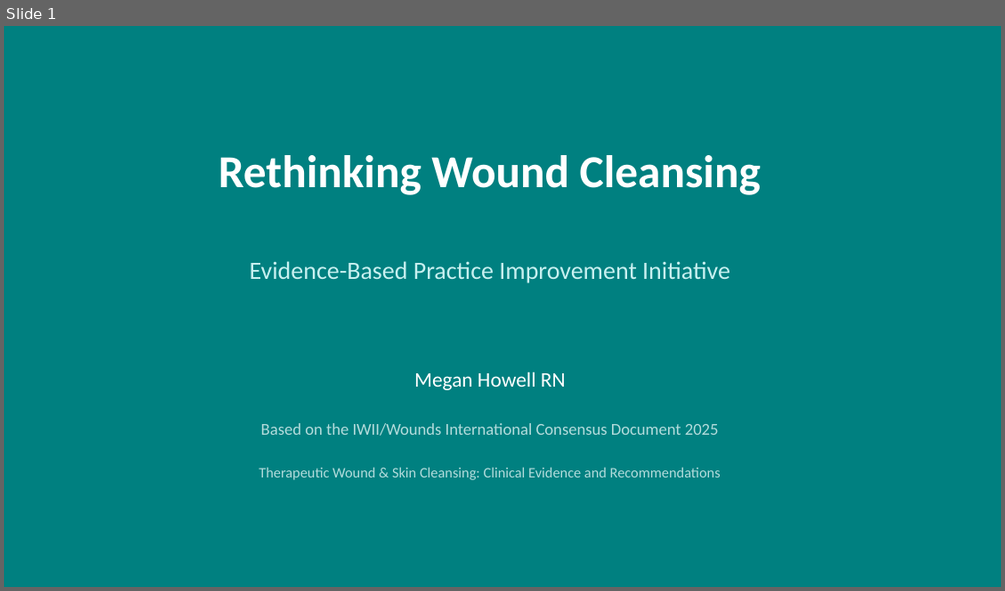
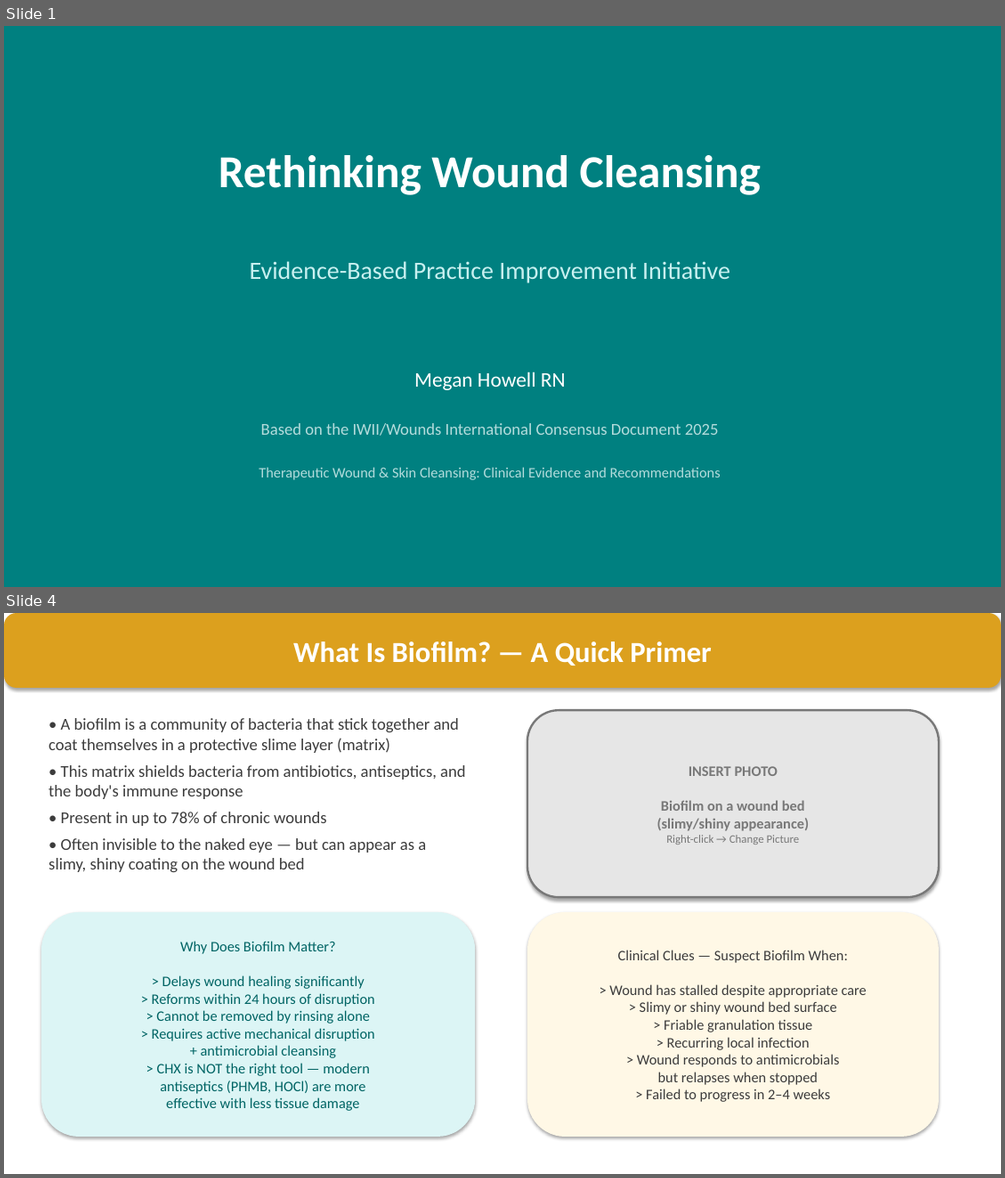
Before and after one commit to micjhowell-source/BeatLab, a slide deck: Wound_Cleansing_Presentation.pptx. Shown one above the other, each under a label of ours: slide 1 before the commit, slides 1 and 4 after it; the slides between them are not shown. The pictures are 1005x591 and 1005x1178 pixels, drawn with LibreOffice and Linux fonts; fonts in the diff are those of the drawing. Boxes give left, top, right and bottom in pixels: in the first picture for what was removed or moved away, otherwise in the second. Text is boxed around its words. In the diff, an @@ line names an element or a change of style, - is before the commit and + after.

```diff
--- a/Wound_Cleansing_Presentation.pptx
+++ b/Wound_Cleansing_Presentation.pptx
@@ slide 4 added at [4,613,1001,1174], background #FFFFFF @@
@@ rounded rectangle added at [4,613,1001,688], fill #DCA01E, 28 pt, text #FFFFFF, bold @@
+What Is Biofilm? — A Quick Primer
@@ text added at [48,718,465,872], 16 pt, text #3C3C3C @@
+• A biofilm is a community of bacteria that stick together and coat themselves in a protective slime layer (matrix)
+• This matrix shields bacteria from antibiotics, antiseptics, and the body's immune response
+• Present in up to 78% of chronic wounds
+• Often invisible to the naked eye — but can appear as a slimy, shiny coating on the wound bed
@@ rounded rectangle added at [527,710,938,897], fill #E6E6E6, outline #787878 2 pt, 14 pt, text #787878, bold @@
+INSERT PHOTO
+Biofilm on a wound bed
+(slimy/shiny appearance)
+Right-click → Change Picture
@@ rounded rectangle added at [41,912,475,1136], fill #DCF5F5, 14 pt, text #006464 @@
+Why Does Biofilm Matter?
+> Delays wound healing significantly
+> Reforms within 24 hours of disruption
+> Cannot be removed by rinsing alone
+> Requires active mechanical disruption
++ antimicrobial cleansing
+> CHX is NOT the right tool — modern
+antiseptics (PHMB, HOCl) are more
+effective with less tissue damage
@@ rounded rectangle added at [527,912,938,1136], fill #FFF8E6, 14 pt, text #3C3C3C @@
+Clinical Clues — Suspect Biofilm When:
+> Wound has stalled despite appropriate care
+> Slimy or shiny wound bed surface
+> Friable granulation tissue
+> Recurring local infection
+> Wound responds to antimicrobials
+but relapses when stopped
+> Failed to progress in 2–4 weeks
```
Also in this commit, not shown: 5 slides changed, 2 other slides added, 1 other file.
